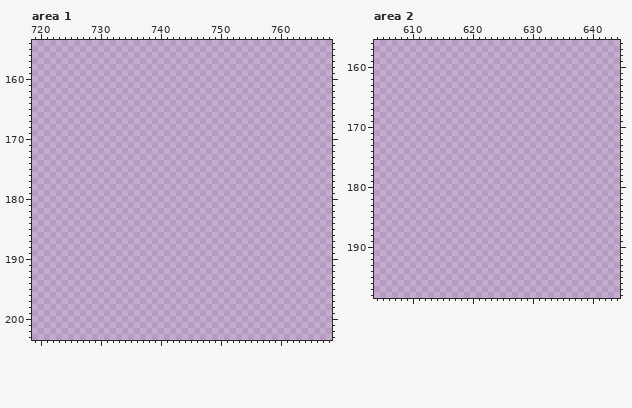
Two states of a pixel-art file, Models/tileset/Abandoned-Floor.aseprite. Above: the version before the commit.
1280x720 pixels, 1 frame. Pixels under 10% opacity are left out. Colours within 5 levels of each other are drawn and written as one. Shown: area 1: x 719..768, y 154..203; area 2: x 604..644, y 156..198. The commit also changed other parts of the picture, which this record leaves out.
New version:
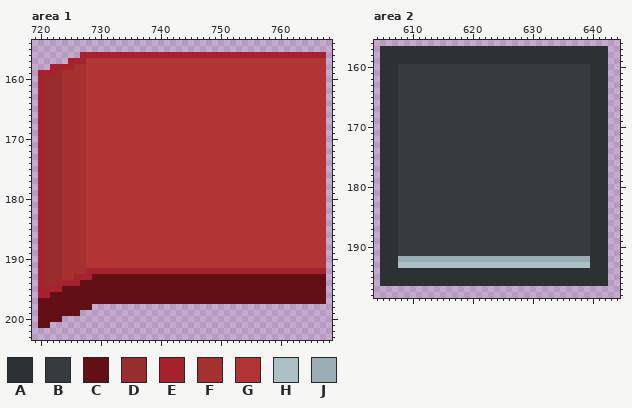
Palette (. is transparent): A #2c3133  B #363c3e  C #630f16  D #992c2c  E #a5222e  F #a53030  G #b33434  H #adc0c5  J #9caeb5
Changes in this commit:
layer "Windows" added
Area 1, layer "Roofs":
There is now colour C in row 193 at x 729 to 767; in row 194 at x 727 to 767; in row 195 at x 724 to 767; in row 196 at x 722 to 767; in row 197 at x 720 to 767; in row 198 at x 720 to 728.
There is now colour C in row 199 at x 720 to 726; in row 200 at x 720 to 723; in row 201 at x 720 to 721.
There is now colour D in row 159 at x 723; in rows 160 to 193 at x 721 to 723; in row 194 at x 721 to 722.
There is now colour E in row 156 at x 727 to 767; in row 157 at x 725 to 727; in row 158 at x 722 to 725; in row 159 at x 720 to 722; in rows 160 to 191 at x 720; in row 192 at x 720 and 728 to 767.
There is now colour E in row 193 at x 720 and 726 to 728; in row 194 at x 720 and 723 to 726; in row 195 at x 720 to 723; in row 196 at x 720 to 721.
There is now colour F in row 158 at x 726 to 727; in rows 159 to 192 at x 724 to 727; in row 193 at x 724 to 725.
There is now colour G in rows 157 to 191 at x 728 to 767.
Area 2, layer "Windows":
There is now colour A in rows 157 to 159 at x 605 to 642; in rows 160 to 193 at x 605 to 607 and 640 to 642; in rows 194 to 196 at x 605 to 642.
There is now colour B in rows 160 to 191 at x 608 to 639.
There is now colour H in row 193 at x 608 to 639.
There is now colour J in row 192 at x 608 to 639.
Where, in picture pixels (left, top, right, bottom), the same in both pictures:
added: (38, 52, 326, 328)
added: (380, 46, 608, 286)
